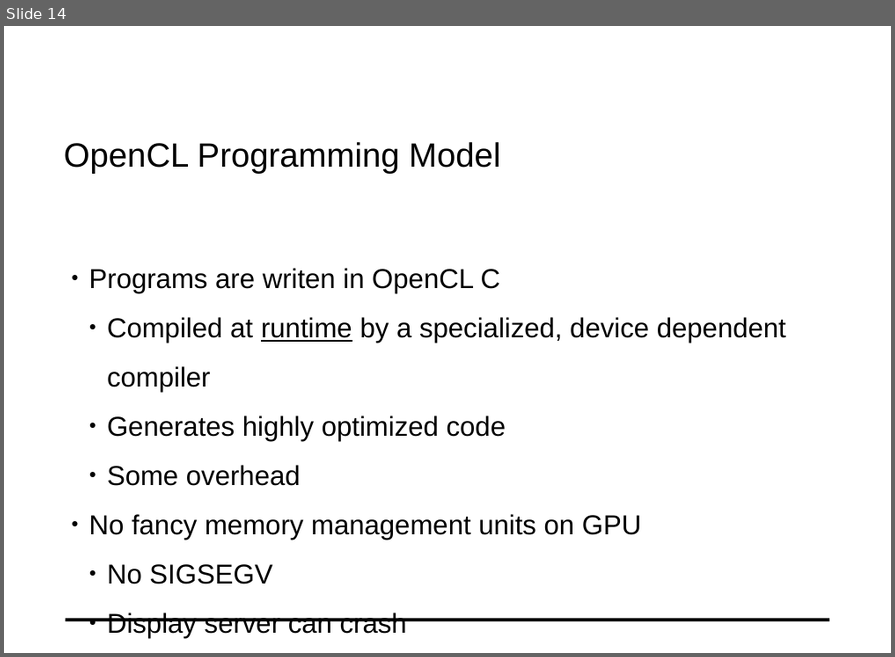
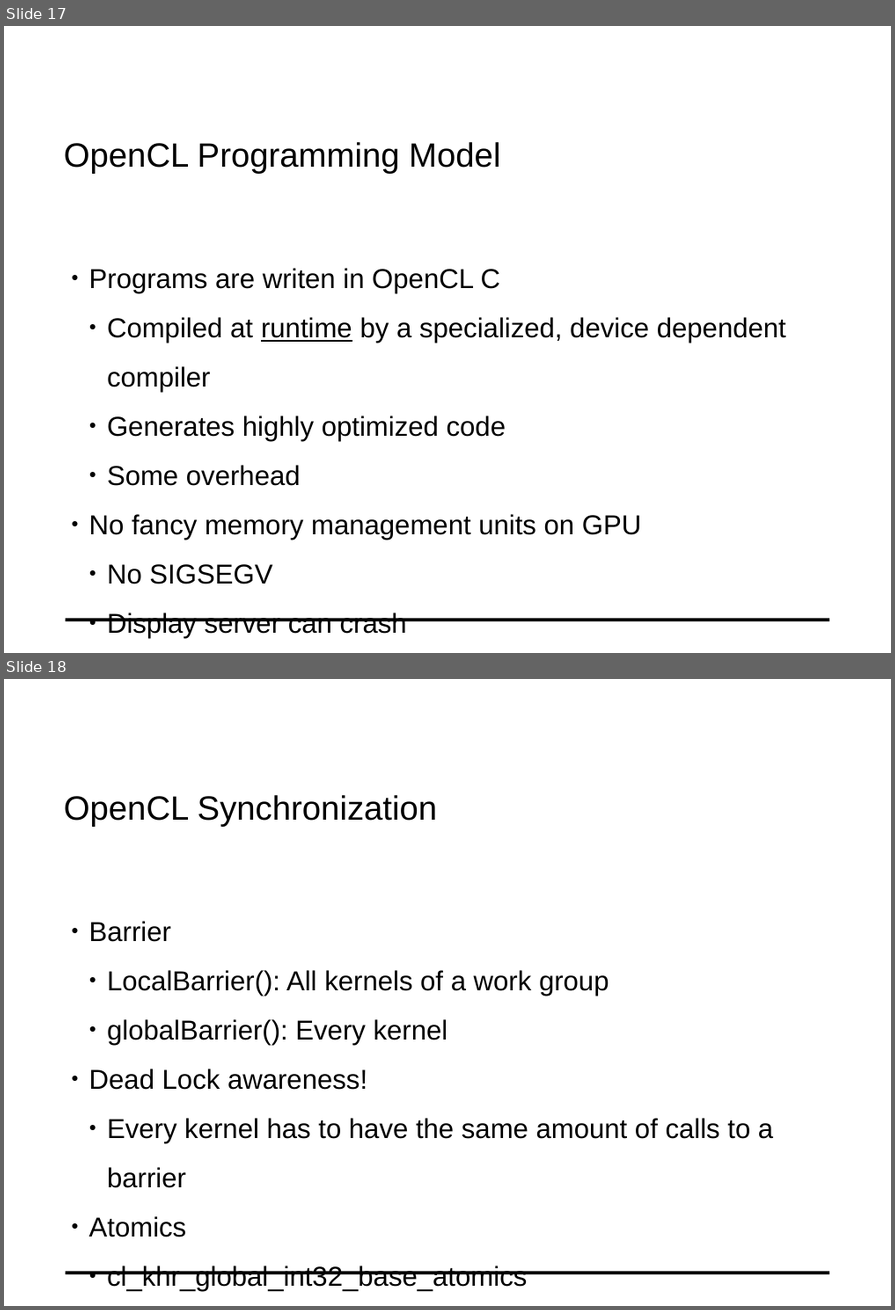
Before and after one commit to fluescher/conpr-opencl-lecture, a slide deck: docs/SL_OpenCL.odp. Shown one above the other, each under a label of ours: slide 14 before the commit, slides 17 and 18 after it. The pictures are 895x657 and 895x1310 pixels, drawn with LibreOffice and Linux fonts; fonts in the diff are those of the drawing; background and template pictures are left out. Boxes give left, top, right and bottom in pixels: in the first picture for what was removed or moved away, otherwise in the second. Text is boxed around its words. In the diff, an @@ line names an element or a change of style, - is before the commit and + after.

```diff
--- a/docs/SL_OpenCL.odp
+++ b/docs/SL_OpenCL.odp
@@ slide 18 added at bbox=[4, 679, 891, 1306], background #FFFFFF; not listed: 1 template element that a slide beside it also shows @@
@@ text added at bbox=[64, 795, 438, 827], 32 pt, text #000000 @@
+OpenCL Synchronization
@@ text added at bbox=[89, 921, 773, 1291], 26 pt, text #000000 @@
+● Barrier
+  ● LocalBarrier(): All kernels of a work group
+  ● globalBarrier(): Every kernel
+● Dead Lock awareness!
+  ● Every kernel has to have the same amount of calls to a barrier
+● Atomics
+  ● cl_khr_global_int32_base_atomics
@@ what was slide 14 is now slide 17 @@
```
Also in this commit, not shown: 3 slides changed, 13 other slides added, 2 other files.
